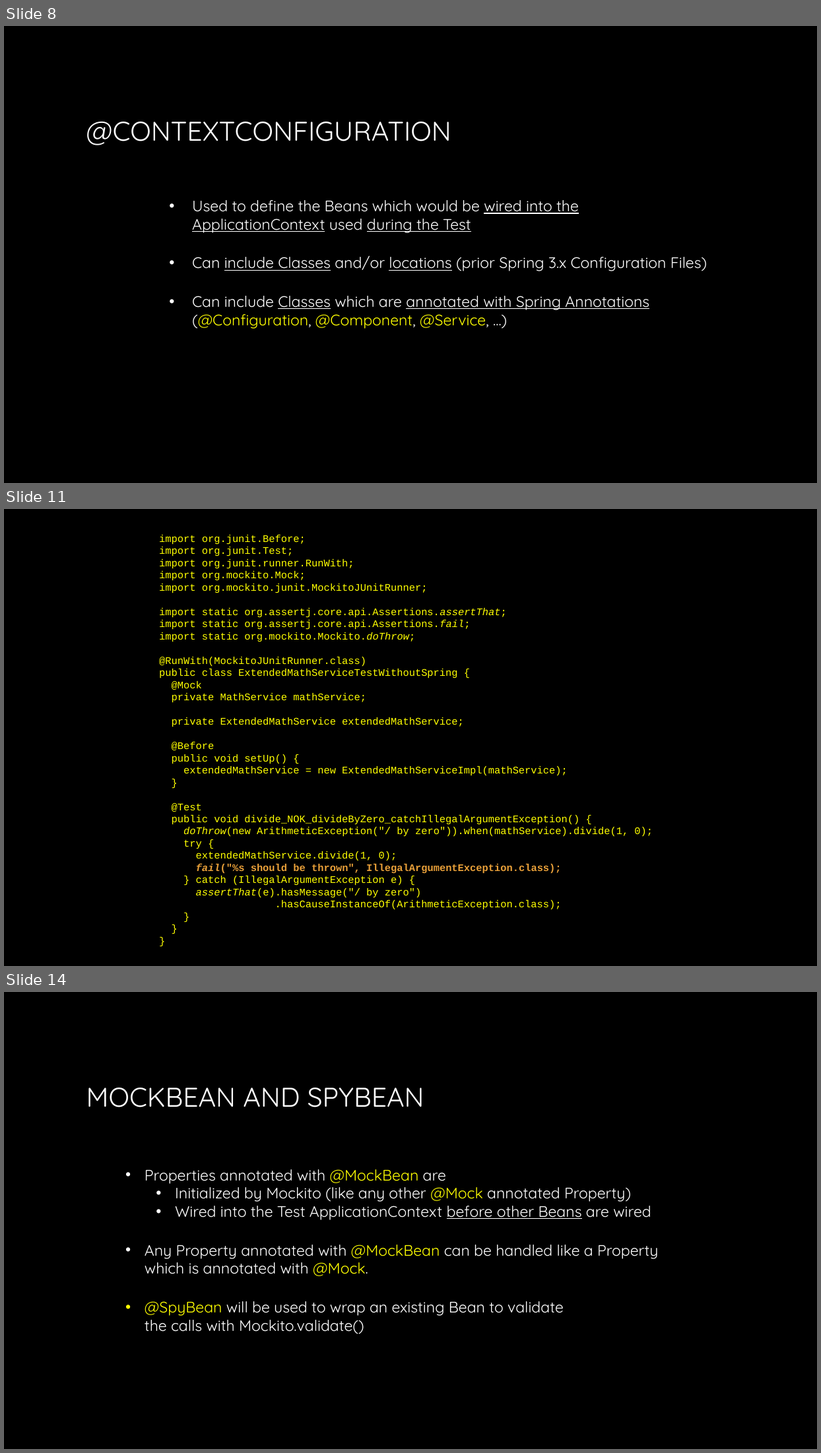
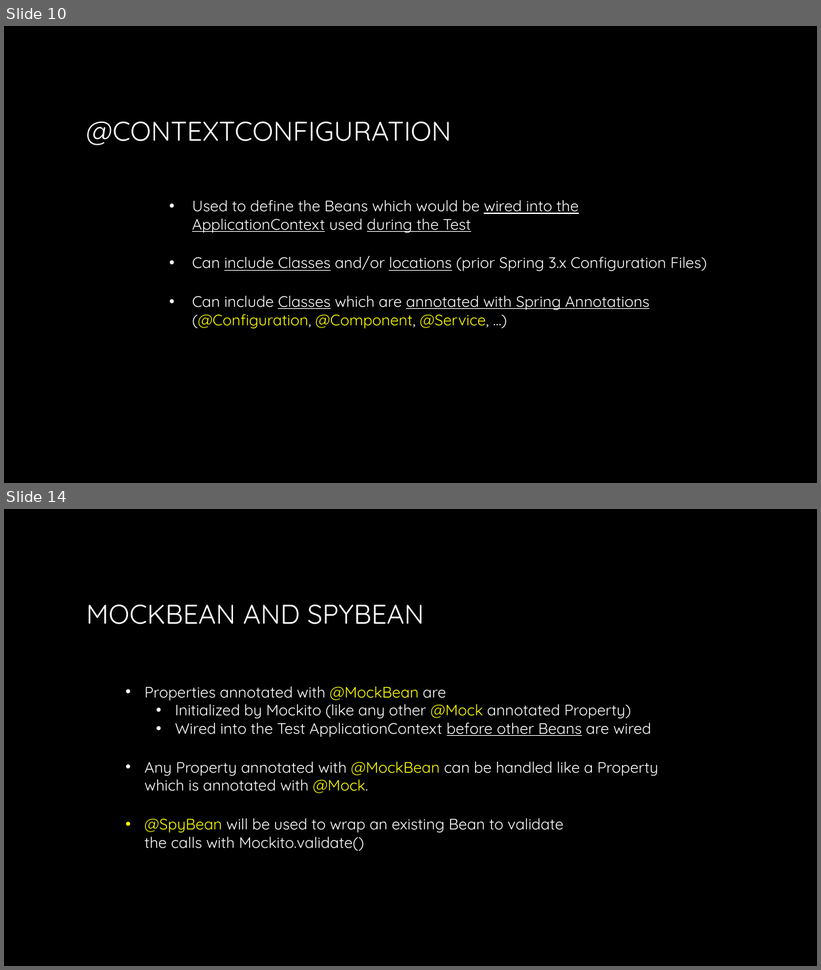
Before and after one commit to jack-geronimo/spring-boot-test-meetup, a slide deck: meetup-presentation.pptx. Shown one above the other, each under a label of ours: slides 8, 11 and 14 before the commit, slides 10 and 14 after it; the slides between them are not shown. The pictures are 821x1453 and 821x970 pixels, drawn with LibreOffice and Linux fonts; fonts in the diff are those of the drawing; background and template pictures are left out. Boxes give left, top, right and bottom in pixels: in the first picture for what was removed or moved away, otherwise in the second. Text is boxed around its words. In the diff, an @@ line names an element or a change of style, - is before the commit and + after.

```diff
--- a/meetup-presentation.pptx
+++ b/meetup-presentation.pptx
@@ slide 11 removed at <box>4,509,817,966</box>, background picture (left out) @@
@@ text removed at <box>159,535,653,910</box> @@
-import org.junit.Before;
-import org.junit.Test;
-import org.junit.runner.RunWith;
-import org.mockito.Mock;
-import org.mockito.junit.MockitoJUnitRunner;
-import static org.assertj.core.api.Assertions.assertThat;
-import static org.assertj.core.api.Assertions.fail;
-import static org.mockito.Mockito.doThrow;
-@RunWith(MockitoJUnitRunner.class)
-public class ExtendedMathServiceTestWithoutSpring {
-@Mock
-private MathService mathService;
-private ExtendedMathService extendedMathService;
-@Before
-public void setUp() {
-extendedMathService = new ExtendedMathServiceImpl(mathService);
-}
-@Test
-public void divide_NOK_divideByZero_catchIllegalArgumentException() {
-doThrow(new ArithmeticException("/ by zero")).when(mathService).divide(1, 0);
-try {
-extendedMathService.divide(1, 0);
-fail("%s should be thrown", IllegalArgumentException.class);
-} catch (IllegalArgumentException e) {
-assertThat(e).hasMessage("/ by zero")
-.hasCauseInstanceOf(ArithmeticException.class);
-}
-}
-}
@@ what was slide 8 is now slide 10 @@
```
Also in this commit, not shown: 13 slides changed, 3 slides added.
